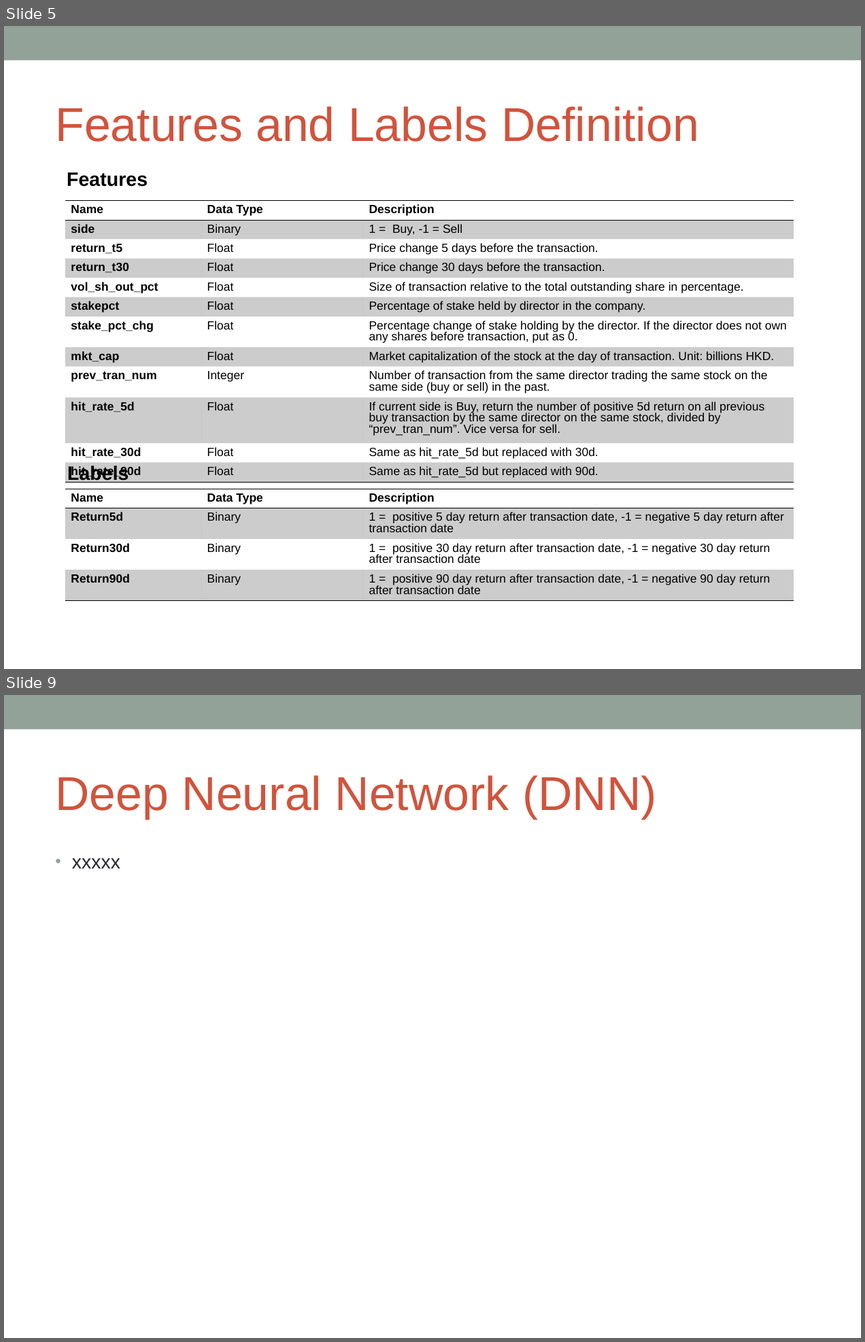
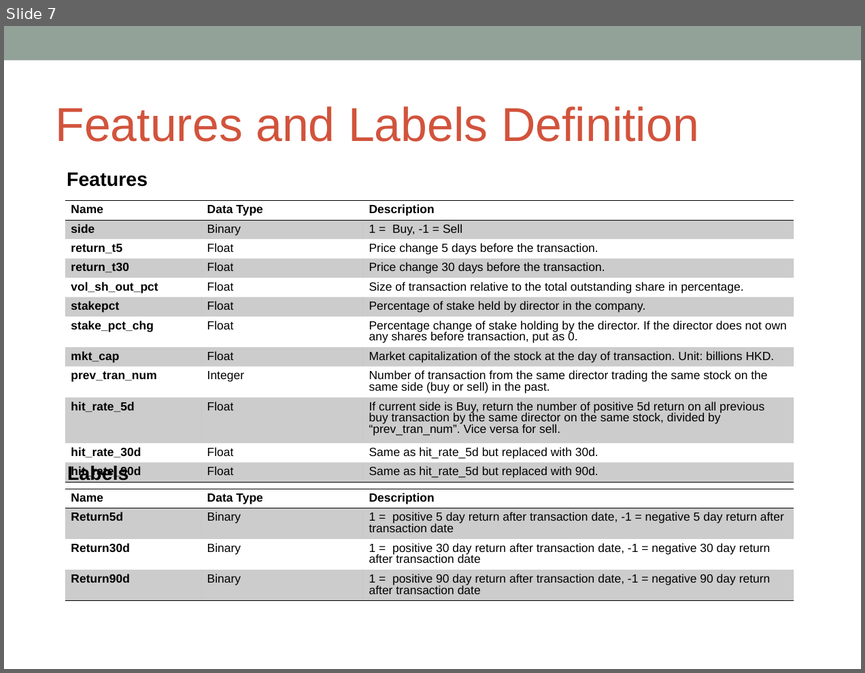
Before and after one commit to gafung/CIML, a slide deck: CIML presentation (Apr 18).ppt. Shown one above the other, each under a label of ours: slides 5 and 9 before the commit, slide 7 after it; the slides between them are not shown. The pictures are 865x1342 and 865x673 pixels, drawn with LibreOffice and Linux fonts; fonts in the diff are those of the drawing. Boxes give left, top, right and bottom in pixels: in the first picture for what was removed or moved away, otherwise in the second. Text is boxed around its words. In the diff, an @@ line names an element or a change of style, - is before the commit and + after.

```diff
--- a/CIML presentation (Apr 18).ppt
+++ b/CIML presentation (Apr 18).ppt
@@ slide 9 removed at (4,695,861,1338), background #FFFFFF; not listed: 1 template element that a slide beside it also shows @@
@@ text removed at (55,775,657,819) @@
-Deep Neural Network (DNN)
@@ text removed at (72,858,120,868) @@
-• xxxxx
@@ what was slide 5 is now slide 7 @@
```
Also in this commit, not shown: 2 slides changed, 3 slides added.
